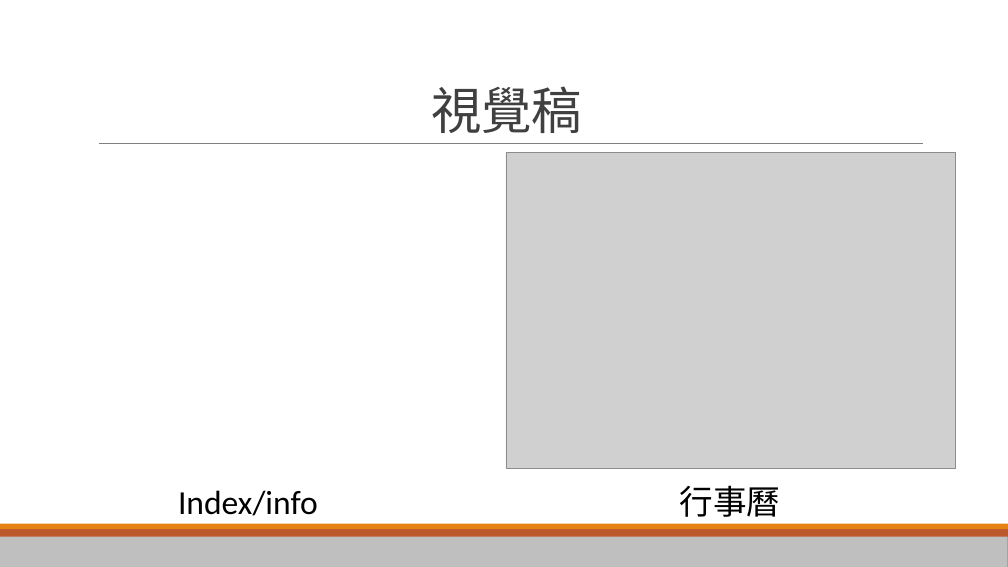
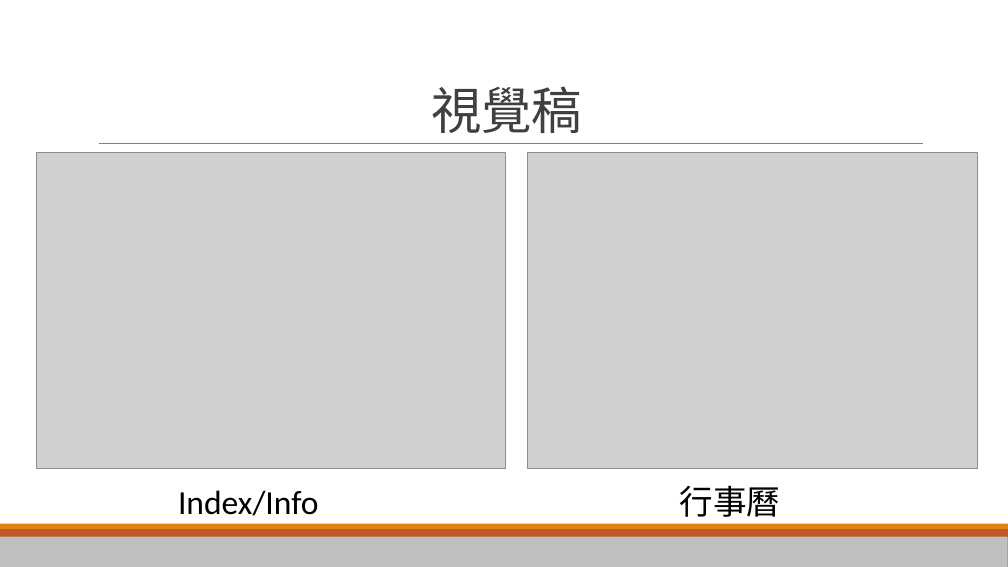
Before and after one commit to FredChen50215/midProject, a slide deck: slide 7 of iCalendar.pptx. Drawn at 1008x567 pixels with LibreOffice and Linux fonts; fonts in the diff are those of the drawing; grey boxes stand for pictures. Boxes give left, top, right and bottom in pixels: in the first picture for what was removed or moved away, otherwise in the second. Text is boxed around its words. In the diff, an @@ line names an element or a change of style, - is before the commit and + after.

```diff
--- a/iCalendar.pptx
+++ b/iCalendar.pptx
@@ picture added at [36,153,505,468] @@
@@ picture: place and size @@
-picture at [506,153,955,468]
+picture at [528,153,977,468]
@@ text at [178,490,319,516]: text changed @@
-Index/info
+Index/Info
```
Also in this commit, not shown: 4 other slides changed, 1 slide added, 1 slide removed, 1 other file.
